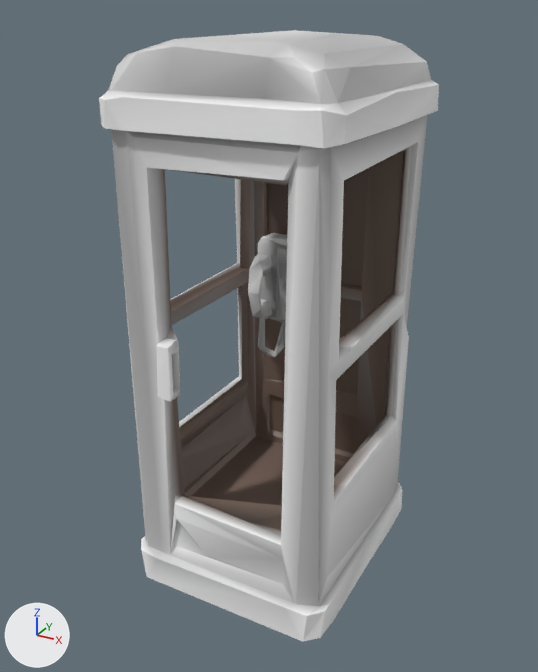
One commit to the glTF model public/models/prop_phonebooth.glb: the scene before it, then after it.
Camera for both pictures: a 50 mm lens placed at (1.44, -2.72, 2.48), pointed at (-0.03, -0.04, 1.14). The lights are fixed; the arrows at lower left show +X, +Y and +Z. The first picture is the older version. Where no turn or scale is listed for an object, it has been applied to the vertices.
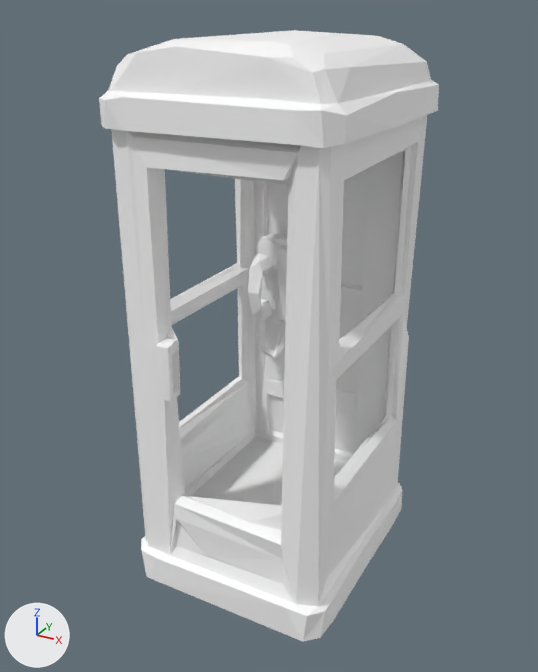
Boxes (x1, y1, x2, y2) around the edits, measured in the pictures (538 x 672 px):
'Mesh_0', recoloured (lighter): (102, 30, 438, 624) in both

Patch to the scene script:
```diff
--- a/public/models/prop_phonebooth.glb.py
+++ b/public/models/prop_phonebooth.glb.py
@@ mat_material_0 @@
 n0 = _N.new('ShaderNodeBsdfPrincipled'); n0.name = 'Principled BSDF'
+n0.inputs[0].default_value = (1.0, 1.0, 1.0, 1.0)  # 'Base Color', white #ffffff
 n1 = _N.new('ShaderNodeOutputMaterial'); n1.name = 'Material Output'
-n2 = _N.new('ShaderNodeVertexColor'); n2.name = 'Color Attribute'
 _L.new(n0.outputs[0], n1.inputs[0])  # 'BSDF' to 'Surface'
-_L.new(n2.outputs[0], n0.inputs[0])  # 'Color' to 'Base Color'
```
